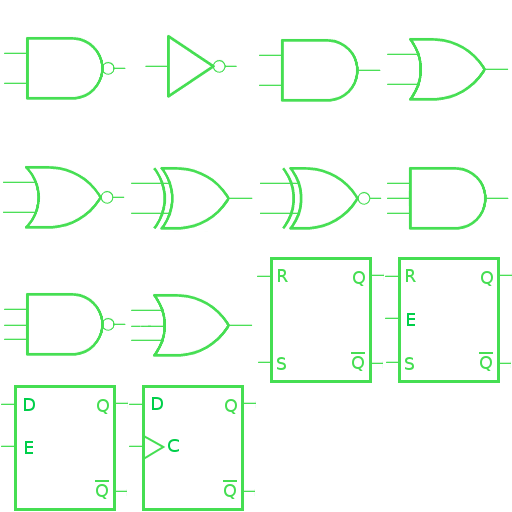
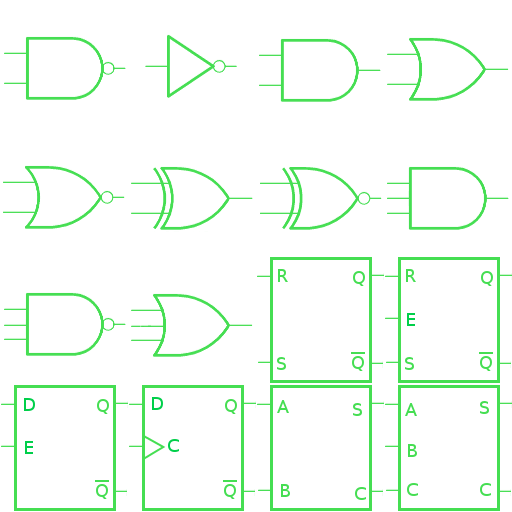
Revision of a layered w=512, h=512 image; what changed, layer by layer:
added layer "C #3" above "S #1" over 480, 483, 491, 496
added layer "S #1" above "C #2" over 480, 401, 489, 414
added layer "C #2" above "S" over 355, 487, 366, 500
added layer "S" above "C #1" over 353, 403, 362, 416
added layer "C #1" above "B #1" over 407, 483, 418, 496
added layer "B #1" above "A #1" over 408, 444, 417, 457
added layer "A #1" above "B" over 405, 403, 417, 416
added layer "B" above "A" over 281, 484, 290, 497
added layer "A" above "gates.png" over 277, 400, 289, 413
painted on "gates.png" over 257, 385, 512, 511
